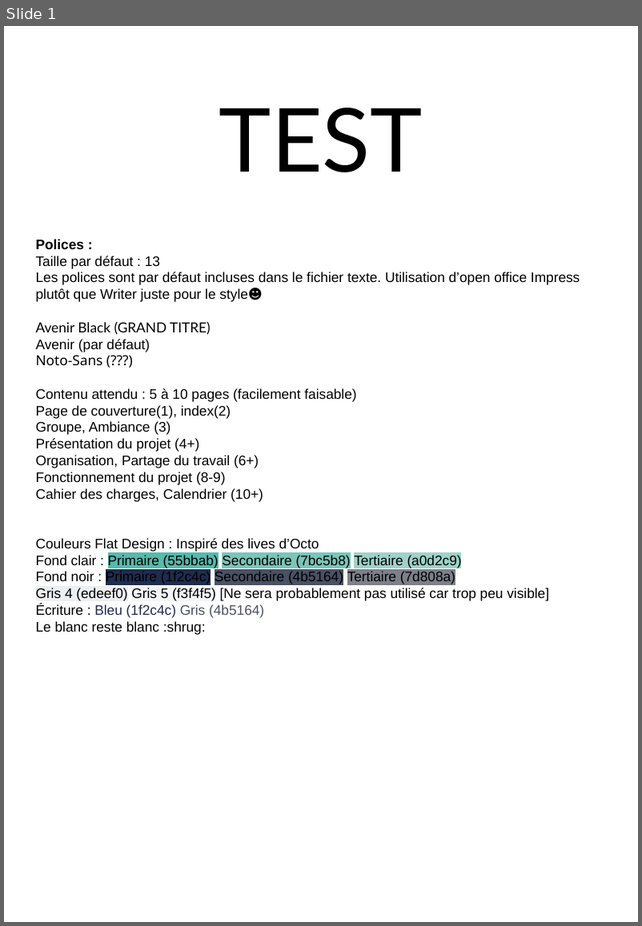
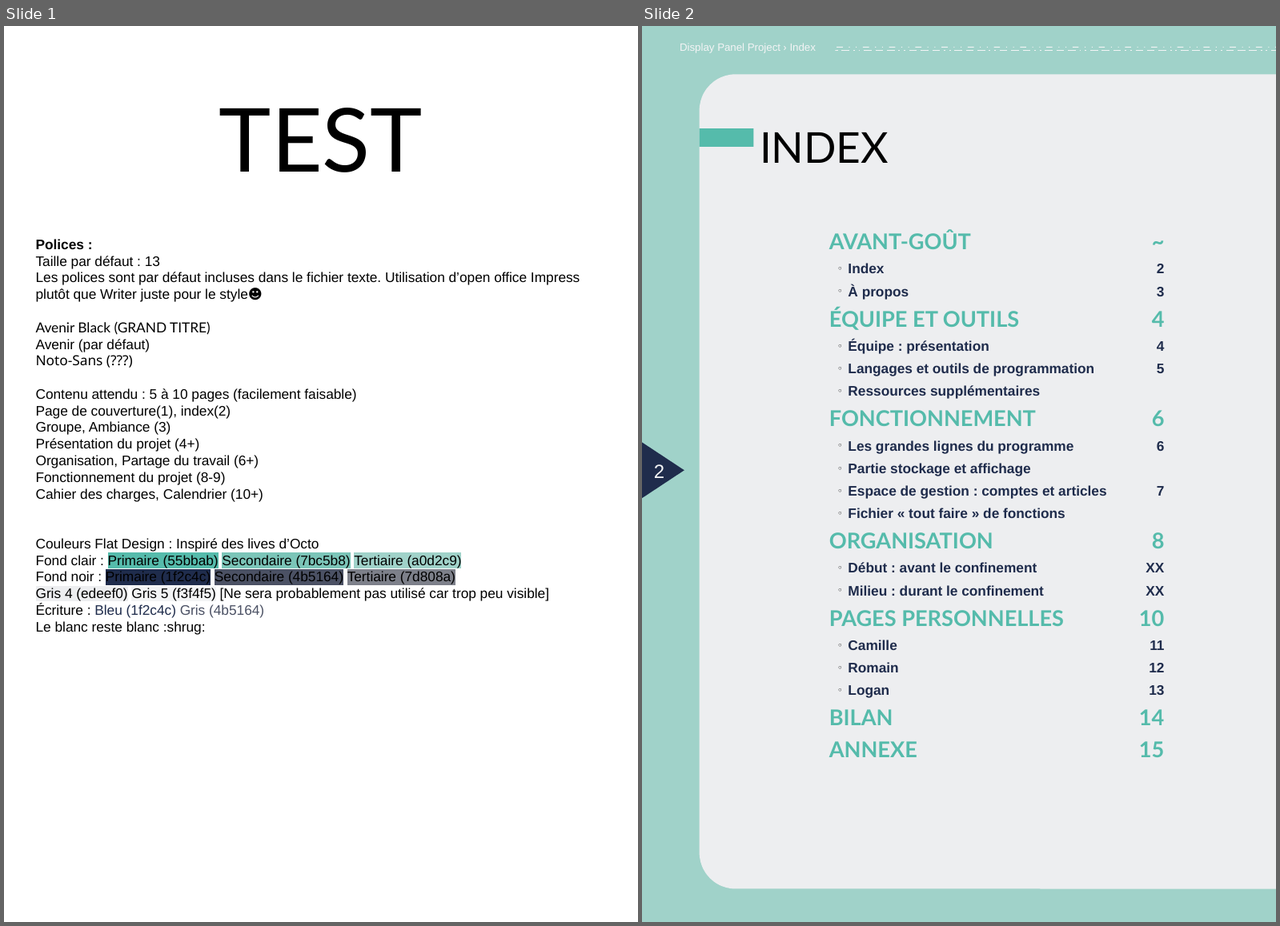
Before and after one commit to LoganTann/panneau, a slide deck: compte-rendu/CR_papier.odp. Shown side by side, each under a label of ours: slide 1 before the commit, slides 1 and 2 after it. The pictures are 642x926 and 1280x926 pixels, drawn with LibreOffice and Linux fonts; fonts in the diff are those of the drawing. Boxes give left, top, right and bottom in pixels: in the first picture for what was removed or moved away, otherwise in the second. Text is boxed around its words. In the diff, an @@ line names an element or a change of style, - is before the commit and + after.

Commit message:
Rédaction de l'organisation et de l'index

```diff
--- a/compte-rendu/CR_papier.odp
+++ b/compte-rendu/CR_papier.odp
@@ slide 2 added at bbox=[642, 26, 1276, 922], background #A0D2C9 @@
@@ line added from (1276, 48) to (672, 48), #F3F4F5 0.79 pt @@
@@ text added at bbox=[680, 43, 816, 53], 10 pt, text #F3F4F5 @@
+Display Panel Project › Index
@@ line added from (672, 50) to (1276, 50), #F3F4F5 0.79 pt @@
@@ freeform shape added at bbox=[700, 74, 1276, 888], fill #EDEEF0 @@
@@ rectangle added at bbox=[700, 128, 754, 147], fill #55BBAB @@
@@ title added at bbox=[760, 132, 888, 163], 40 pt, text #000000 @@
+INDEX
@@ text added at bbox=[829, 231, 1106, 757], 12.9 pt, text #1F2C4C, bold @@
+AVANT-GOÛT
+○ Index
+○ À propos
+ÉQUIPE ET OUTILS
+○ Équipe : présentation
+○ Langages et outils de programmation
+○ Ressources supplémentaires
+FONCTIONNEMENT
+○ Les grandes lignes du programme
+○ Partie stockage et affichage
+○ Espace de gestion : comptes et articles
+○ Fichier « tout faire » de fonctions
+ORGANISATION
+○ Début : avant le confinement
+○ Milieu : durant le confinement
+PAGES PERSONNELLES
+○ Camille
+○ Romain
+○ Logan
+BILAN
+ANNEXE
@@ text added at bbox=[1139, 264, 1164, 757], 12.9 pt, text #1F2C4C, bold @@
+~
+2
+3
+4
+4
+5
+6
+6
+7
+8
+XX
+XX
+10
+11
+12
+13
+14
+15
@@ triangle added at bbox=[642, 442, 684, 498], fill #1F2C4C @@
@@ page number added at bbox=[654, 464, 664, 478], 18 pt, text #F3F4F5 @@
+2
@@ rounded rectangle added at bbox=[1010, 653, 1215, 780], fill #EDEEF0 @@
```
Also in this commit, not shown: 1 slide changed, 2 other slides added, 1 slide removed.
